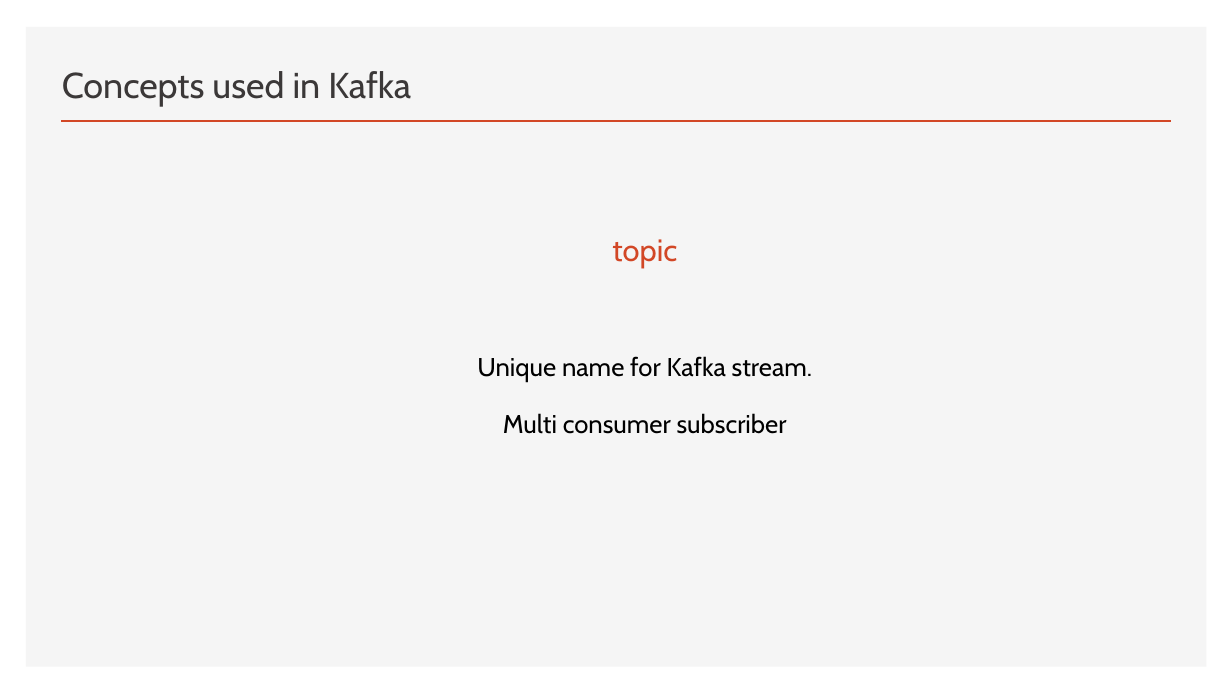
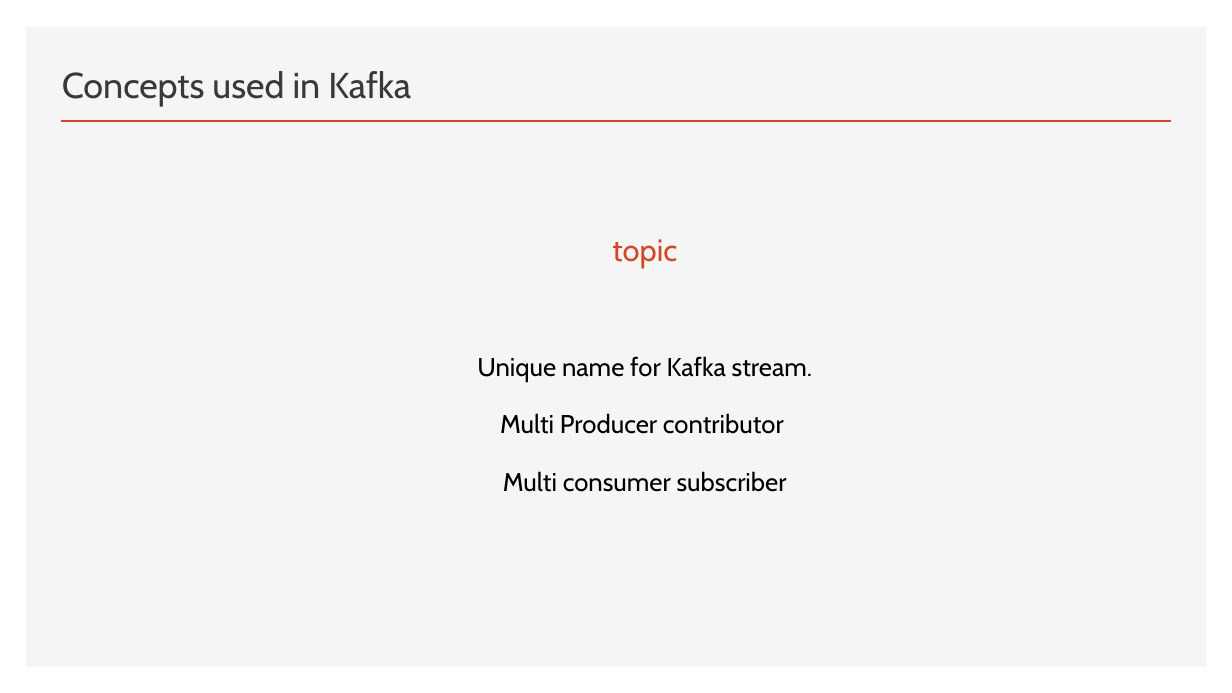
Before and after one commit to FITE-5thYear/DS-Mini-Presentation, a slide deck: slide 13 of Kafka.pptx (slide 16 before the commit). Drawn at 1232x693 pixels with LibreOffice and Linux fonts; fonts in the diff are those of the drawing. Boxes give left, top, right and bottom in pixels: in the first picture for what was removed or moved away, otherwise in the second. Text is boxed around its words. In the diff, an @@ line names an element or a change of style, - is before the commit and + after.

```diff
--- a/Kafka.pptx
+++ b/Kafka.pptx
@@ text at (x1=500, y1=413, x2=784, y2=434): paragraph added @@
+Multi Producer contributor
```
Also in this commit, not shown: 8 other slides changed, 10 slides added, 2 slides removed, 1 other file.
